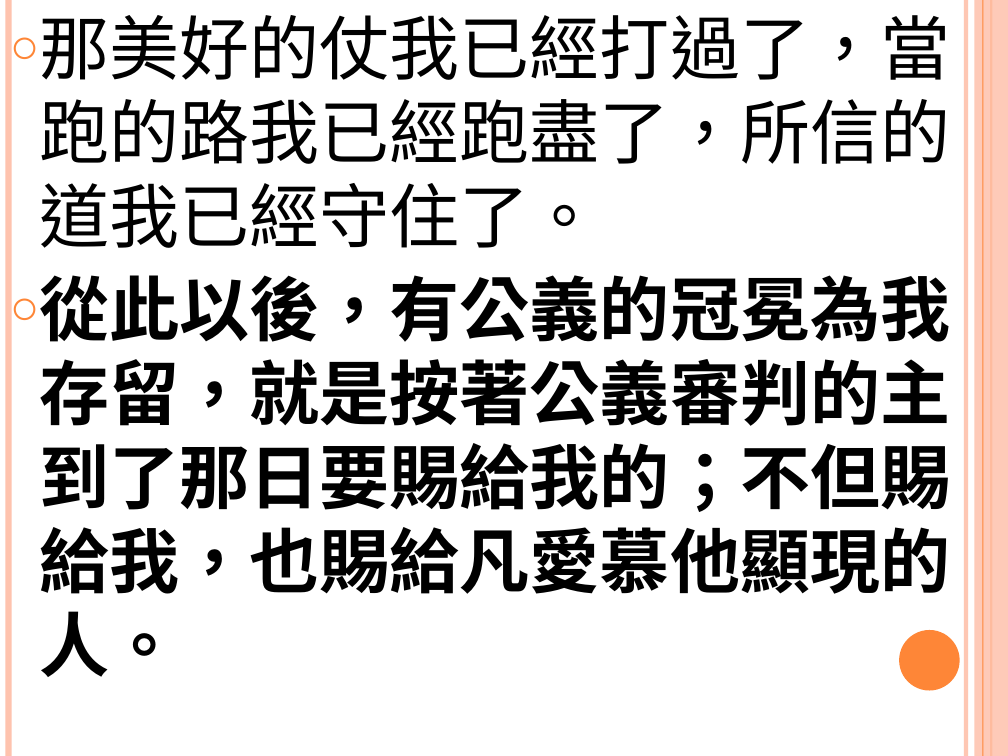
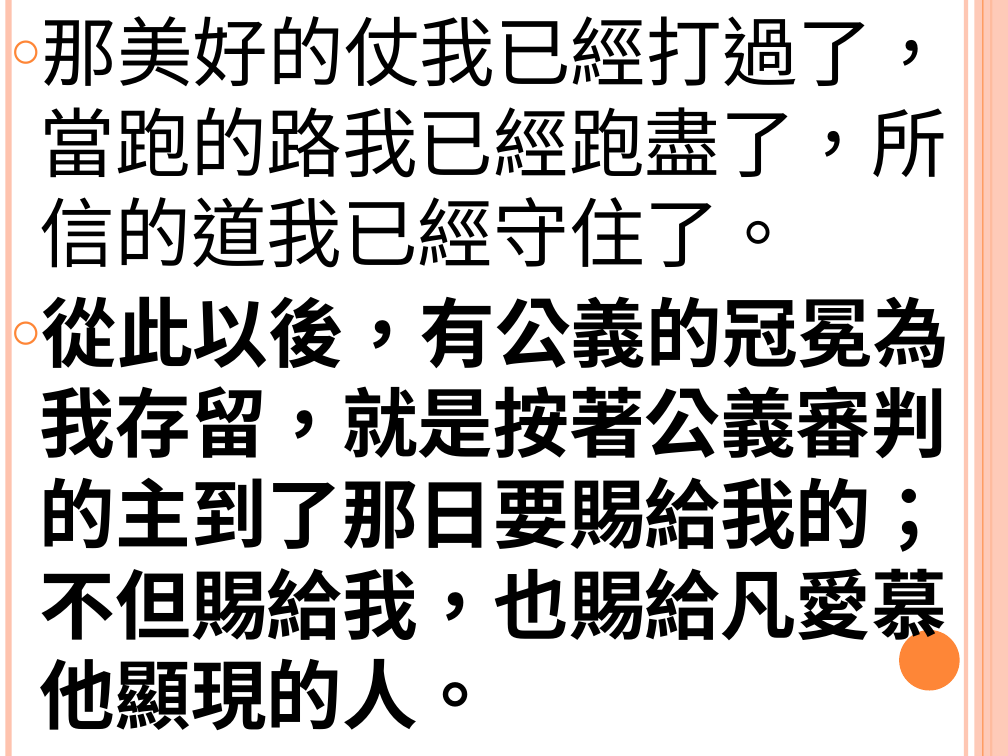
Before and after one commit to batisuoc/worship-resources, a slide deck: slide 2 of 92儆醒預備.ppt. Drawn at 1008x756 pixels with LibreOffice and Linux fonts; fonts in the diff are those of the drawing. Boxes give left, top, right and bottom in pixels: in the first picture for what was removed or moved away, otherwise in the second. Text is boxed around its words. In the diff, an @@ line names an element or a change of style, - is before the commit and + after.

```diff
--- a/92儆醒預備.ppt
+++ b/92儆醒預備.ppt
@@ text "那美好的仗我已經打過了，當跑的路我已經跑盡了，所信的道我已經守住了。" at (40, 16, 949, 730): size 50 to 54 pt, font TeX Gyre Schola to Noto Sans CJK SC @@
```
Also in this commit, not shown: 5 other slides changed, 1 other file.
